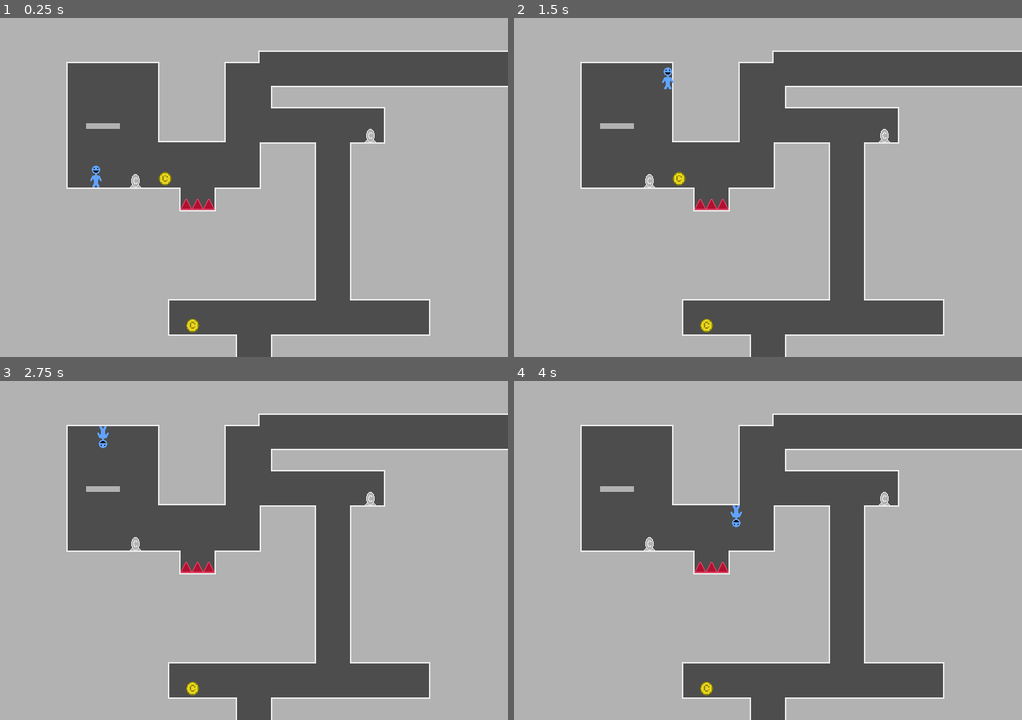
Above: before the commit, frames 1-4 (two rows, left to right).
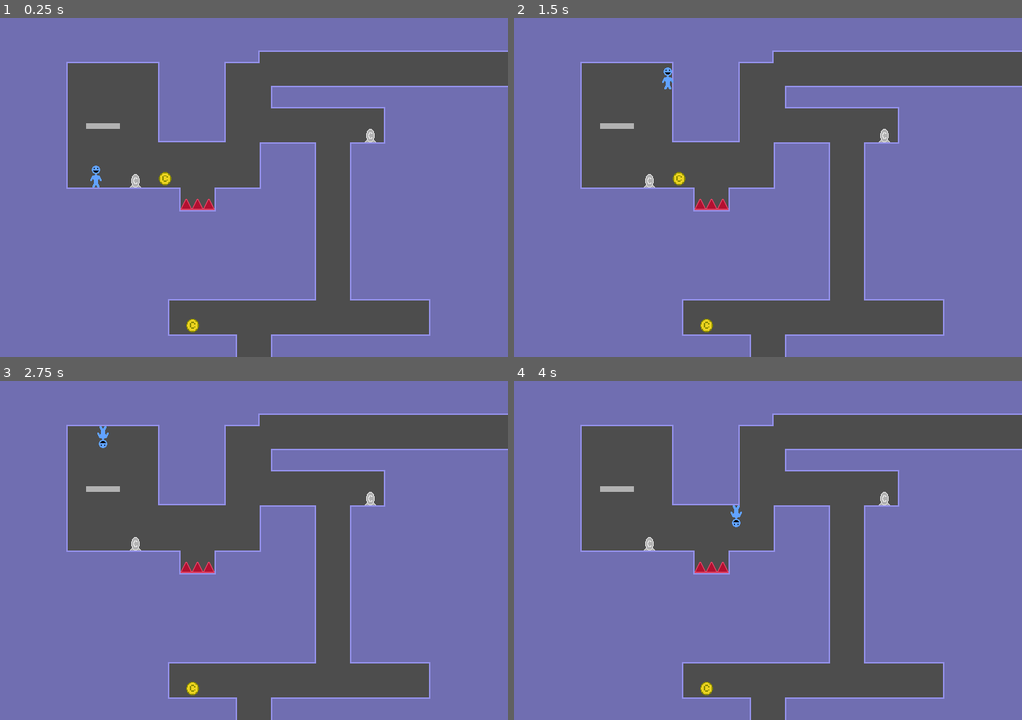
Above: after the commit, the same moments.

Repository: jakemeinershagen/WWW
Game: Godot game, scene res://scenes/world.tscn
The game is run twice, just before and just after one commit, with the same random seed, the same clock (stepped at 60 frames per second) and the same inputs.
Inputs:
- Up to frame 1 (0.25 s): no input
- Up to frame 2 (1.5 s): tap Enter at 0.5 s; hold D (right) from 0.53 s (still down); tap W (switch_gravity) at 0.6, 1.35 s
- Up to frame 3 (2.75 s): release D (right) at 2.03 s; hold A (left) from 2.03 s (still down); tap W (switch_gravity) at 2.1 s
- Up to frame 4 (4 s): release A (left) at 2.78 s; hold D (right) from 2.78 s (still down); tap W (switch_gravity) at 2.85, 3.6 s

The runs differ from the first frame. In frame 1, 73% of the frame differs, in the area x 0-100%, y 0-100%; in frame 2, 73%; in frame 3, 73%; in frame 4, 73%.

Commit message:
world color

Diff:
--- a/scenes/world.tscn
+++ b/scenes/world.tscn
@@ -76,6 +76,7 @@
 [node name="World" type="Node2D"]
 
 [node name="TileMapLayer" type="TileMapLayer" parent="."]
+modulate = Color(0.630462, 0.618668, 0.996094, 1)
 tile_map_data = PackedByteArray("AAAFAAQAAAABAAAAAAAFABAAAAAAAAEAAAAFABEAAAAAAAEAAAAFABIAAAAAAAEAAAAFABMAAAAAAAEAAAAFAB …(39232 unchanged characters)…
 tile_set = SubResource("TileSet_nyhmi")
 
--- a/scripts/room_changer.gd
+++ b/scripts/room_changer.gd
@@ -3,7 +3,6 @@
 @export var room_1_cam: Camera2D
 @export var room_2_cam: Camera2D
 
-
 func _on_area_2d_body_exited(body: Node2D) -> void:
 	if body is Player:
 		room_1_cam.enabled = !room_1_cam.enabled
Not shown, changed: assets/beepbox.md
